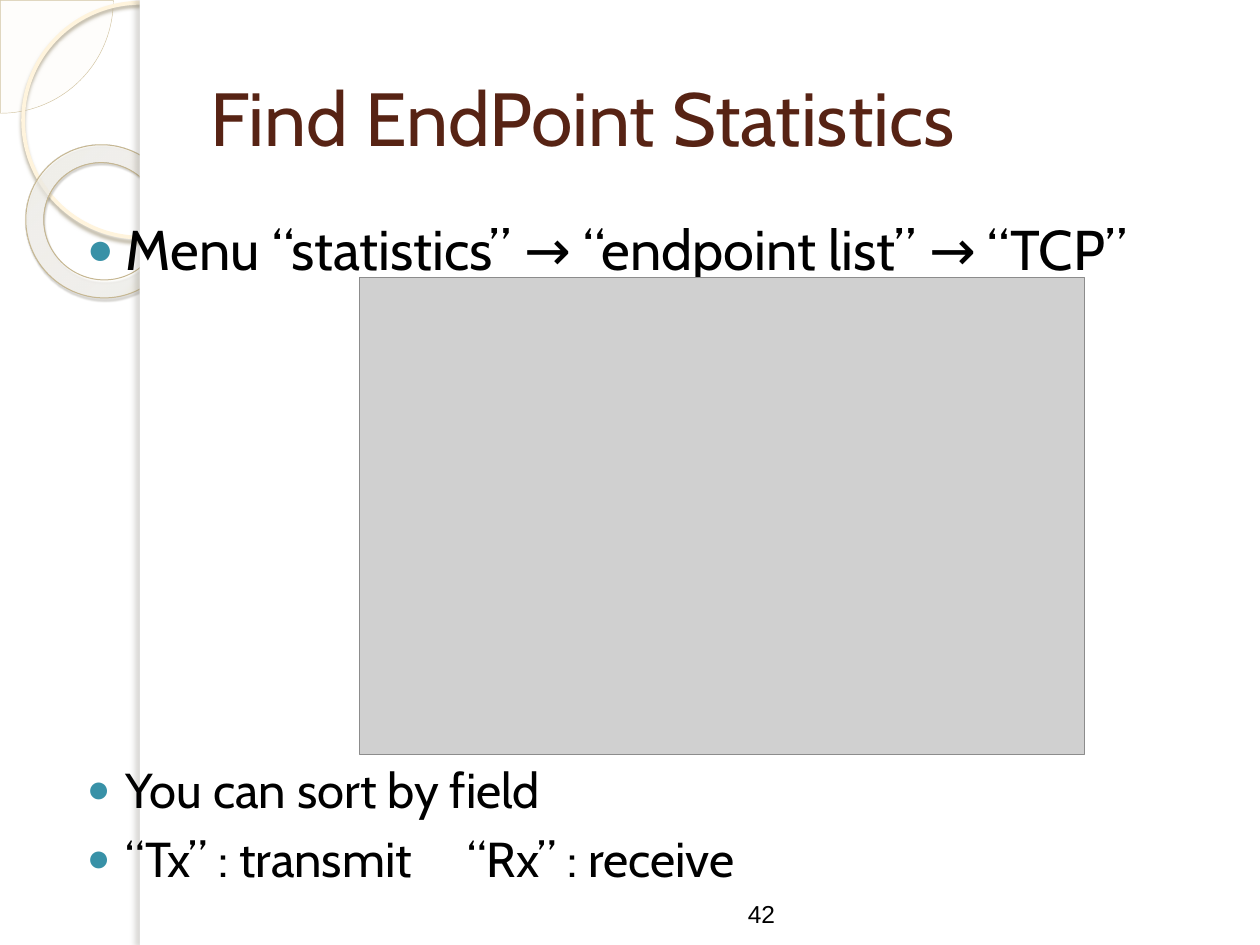
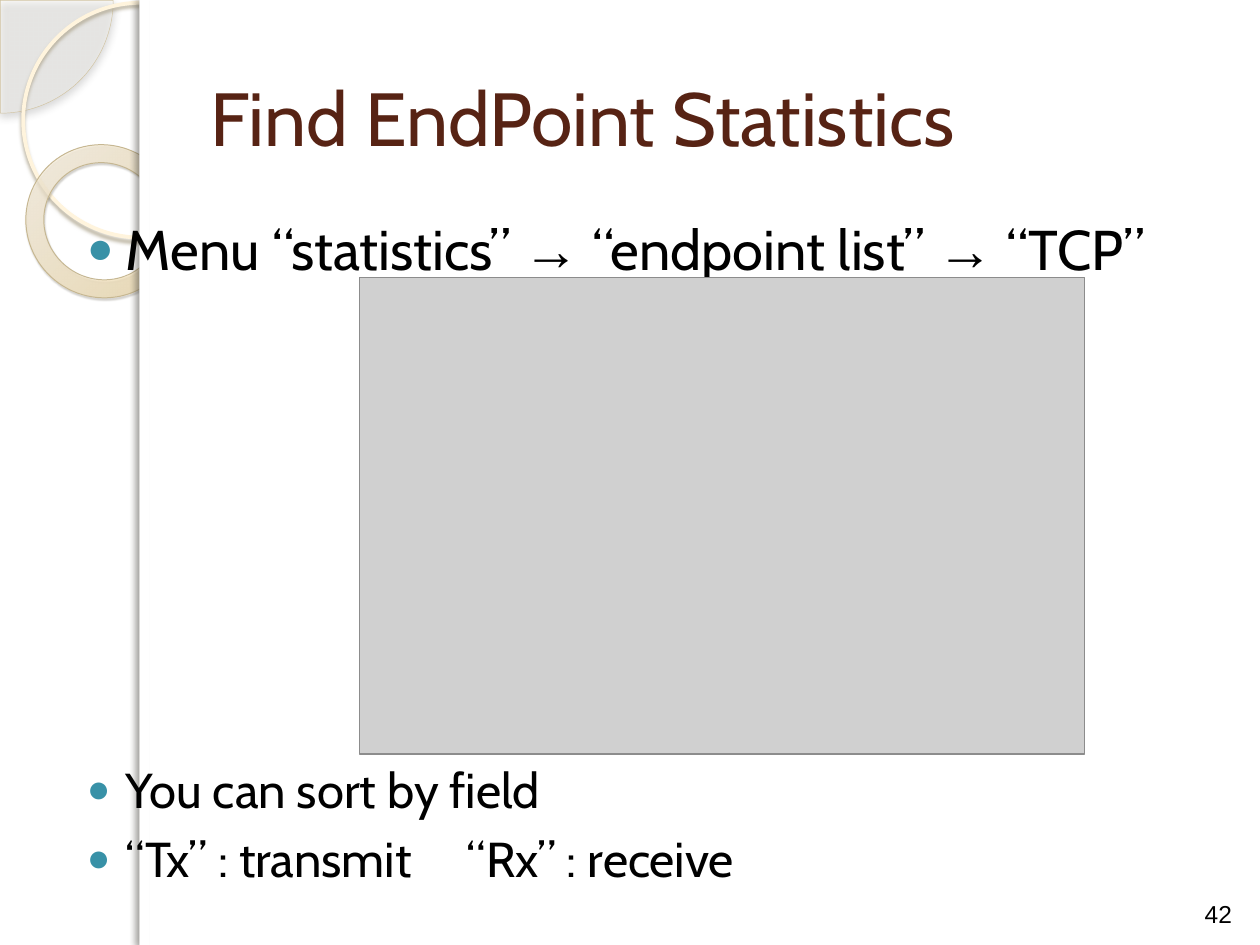
Before and after one commit to centuryhopper/Fall2022CourseContents, a slide deck: slide 42 of CIS6395/Traffic-Analysis-1.pptx. Drawn at 1260x945 pixels with LibreOffice and Linux fonts; fonts in the diff are those of the drawing; grey boxes stand for pictures; background and template pictures are left out. Boxes give left, top, right and bottom in pixels: in the first picture for what was removed or moved away, otherwise in the second. Text is boxed around its words. In the diff, an @@ line names an element or a change of style, - is before the commit and + after.

```diff
--- a/CIS6395/Traffic-Analysis-1.pptx
+++ b/CIS6395/Traffic-Analysis-1.pptx
@@ pie slice (boxed as its full ellipse) at bbox=[0, 0, 113, 113]: shadow on @@
@@ rectangle at bbox=[140, 0, 1260, 945]: shadow on @@
@@ donut at bbox=[0, 113, 211, 329]: fill gradient #FFFCF6 to #FFFEFB to #F0D28E to gradient #EED18E to #FEFAF6; shadow changed @@
@@ text at bbox=[126, 223, 1146, 283]: font Cabin to Arial in "→ →" @@
@@ page number: place and size @@
-page number at bbox=[748, 906, 775, 923]
+page number at bbox=[1205, 906, 1232, 923]
@@ page number at bbox=[1205, 906, 1232, 923]: alignment right to centre @@
```
Also in this commit, not shown: 53 other slides changed, 14 other files.
